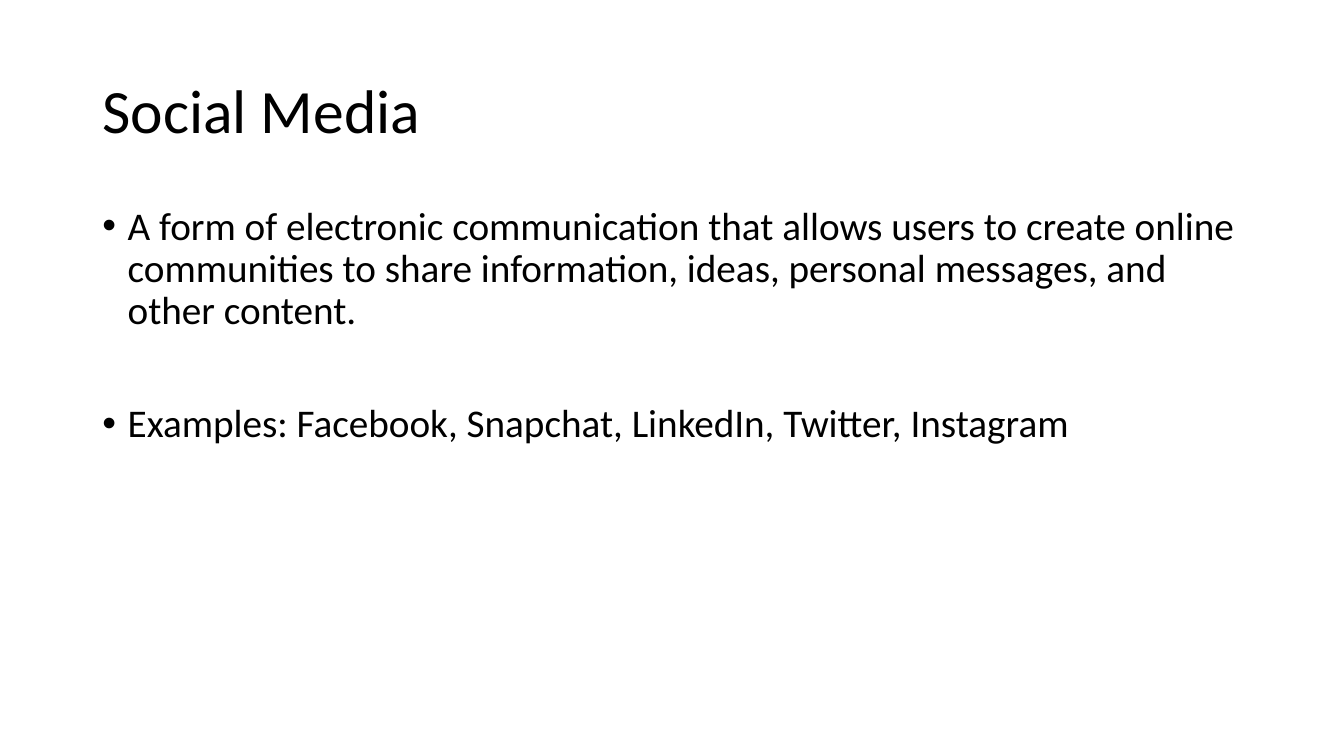
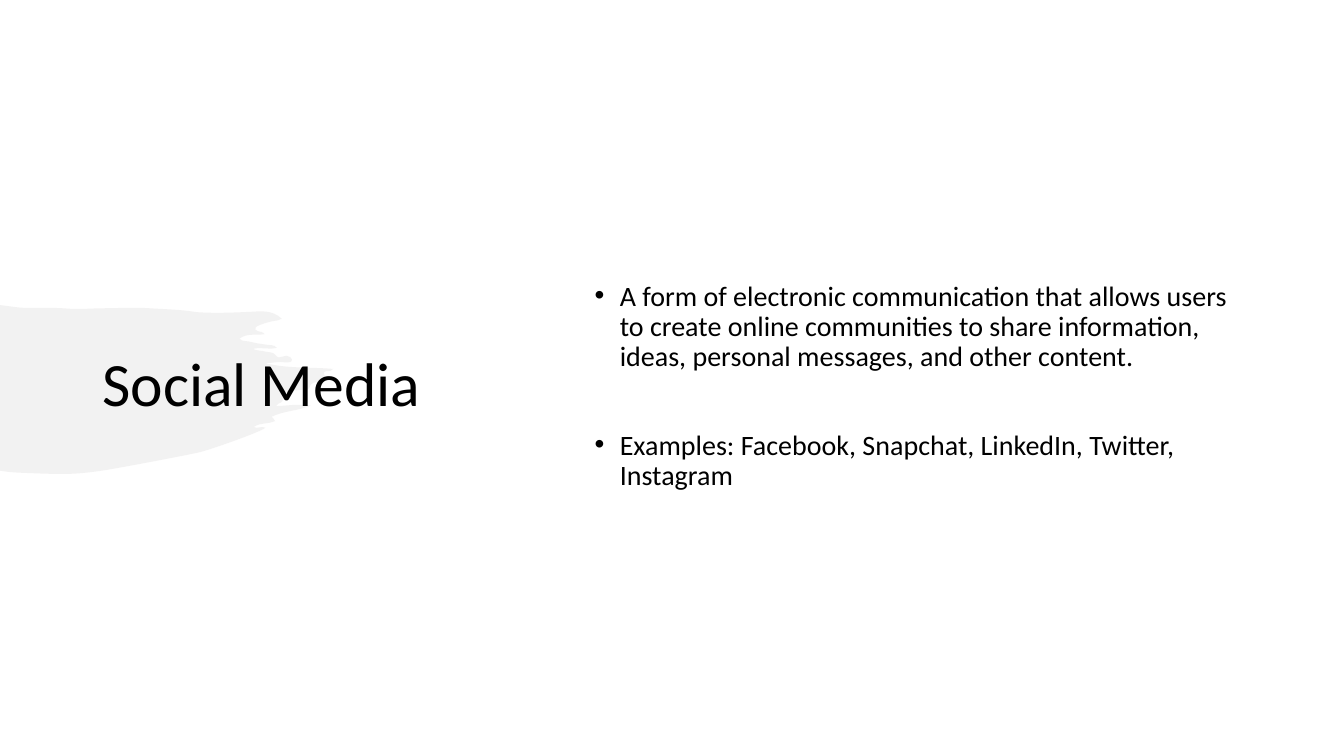
Before and after one commit to Millhouse32/ResearchMethology, a slide deck: slide 5 of Literature-Review/Litature-Review-Slides.pptx (slide 3 before the commit). Drawn at 1344x756 pixels with LibreOffice and Linux fonts; fonts in the diff are those of the drawing. Boxes give left, top, right and bottom in pixels: in the first picture for what was removed or moved away, otherwise in the second. Text is boxed around its words. In the diff, an @@ line names an element or a change of style, - is before the commit and + after.

```diff
--- a/Literature-Review/Litature-Review-Slides.pptx
+++ b/Literature-Review/Litature-Review-Slides.pptx
@@ title "Social Media": place and size @@
-title "Social Media" at box(102, 90, 420, 134)
+title "Social Media" at box(102, 363, 420, 407)
@@ text "A form of electronic communication ...": place and size @@
-text "A form of electronic communication ..." at box(128, 212, 1234, 444)
+text "A form of electronic communication ..." at box(620, 286, 1227, 490)
@@ text "A form of electronic communication ..." at box(620, 286, 1227, 490): size 28 to 20 pt; vertical alignment top to middle @@
@@ freeform shape added at box(0, 306, 333, 475), fill #E7E6E6 at 50% opacity @@
```
Also in this commit, not shown: 1 other slide changed, 2 slides added.
